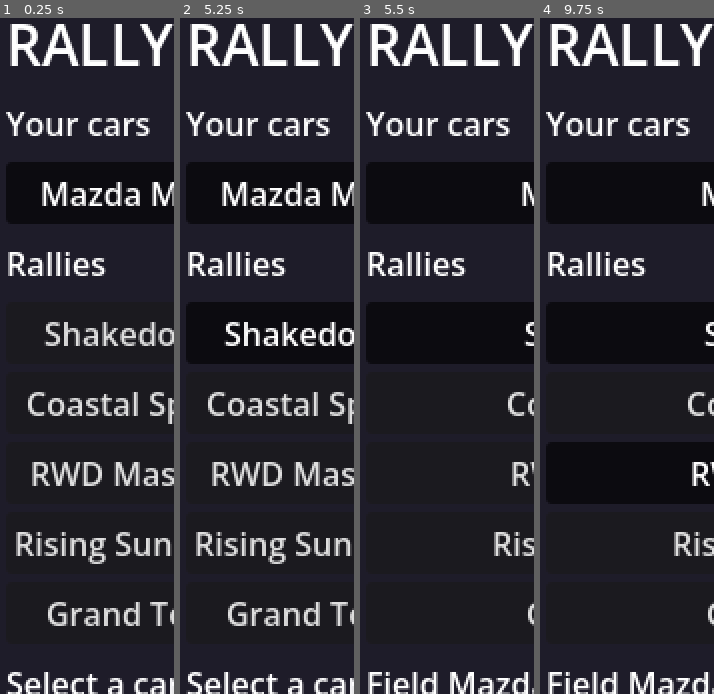
Above: before the commit, frames 1-4 (left to right).
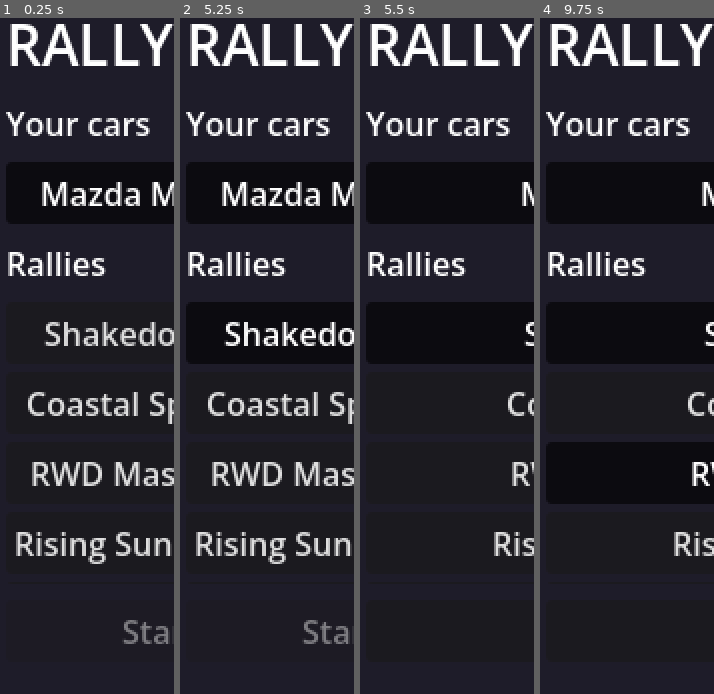
Above: after the commit, the same moments.

Repository: felixxwu/TAPPA
Game: Godot game, scene res://hq.tscn
Two runs of this game, one before a commit and one after it. Both use one fixed random seed, a clock stepped at 60 frames per second and the inputs below.
Inputs (mouse positions are in pixels of both pictures, inside the frame that each line leads up to):
- Up to frame 1 (0.25 s): no input
- Up to frame 2 (5.25 s): tap Enter at 0.5 s; move the mouse to (298, 295) at 0.52 s; hold D (steer_right) 0.53-1.25 s; tap C (cycle_camera) at 0.6 s; click (298, 295) at 0.67 s; tap R (reset_car) every 0.75 s from 1.25 to 4.25 s; drag from (214, 369) to (244, 477) at 1.27 s; move the mouse to (273, 173) at 2.02 s; hold D (steer_right) 2.03-2.75 s; tap T (toggle_gearbox) at 2.1 s; drag from (244, 477) to (193, 227) at 2.77 s; move the mouse to (313, 443) at 3.52 s; hold A (steer_left) 3.53-4.25 s; hold Shift 3.53-4.25 s; drag from (193, 227) to (223, 153) at 4.27 s; move the mouse to (263, 335) at 5.02 s; hold S (brake_reverse) from 5.03 s (still down); tap Ctrl at 5.1 s; click (263, 335) at 5.17 s
- Up to frame 3 (5.5 s): keep holding S (brake_reverse)
- Up to frame 4 (9.75 s): release S (brake_reverse) at 5.75 s; drag from (583, 153) to (574, 369) at 5.77 s; move the mouse to (658, 295) at 6.52 s; hold W (accelerate) 6.53-7.25 s; tap Y (cycle_drive_mode) at 6.6 s; drag from (574, 369) to (604, 477) at 7.27 s; move the mouse to (633, 173) at 8.02 s; hold S (brake_reverse) 8.03-8.75 s; tap P (toggle_perf_overlay) at 8.1 s; drag from (604, 477) to (553, 227) at 8.77 s; move the mouse to (673, 443) at 9.52 s; hold W (accelerate) from 9.53 s (still down); tap Alt at 9.6 s; click (673, 443) at 9.67 s

The runs differ from the first frame. In frame 1, 2.9% of the frame differs, in the area x 3-100%, y 86-100%; in frame 2, 2.9%; in frame 3, 1.7%; in frame 4, 1.7%.

Commit message:
Make HQ menu scroll so the Start action is never clipped on small screens
Pin the title and Start button; put the car/rally lists in a
ScrollContainer that fills the space between. On short/phone screens the
lists scroll instead of overflowing past the bottom edge, keeping the
primary action reachable.

Co-Authored-By: Claude Opus 4.8 <noreply@anthropic.com>
Claude-Session: https://claude.ai/code/session_018G7jSe6DZVVx7GZP3yHGsa

Diff:
--- a/rally/scripts/hq.gd
+++ b/rally/scripts/hq.gd
@@ -57,17 +57,31 @@
 	title.add_theme_font_size_override("font_size", 28)
 	root.add_child(title)
 
-	root.add_child(_section_label("Your cars"))
+	# The car/rally lists can be taller than a phone screen, so they live in a
+	# scroll view that expands to fill the space between the fixed title and the
+	# pinned Start button — the primary action stays on-screen no matter how many
+	# cars/rallies are listed.
+	var scroll := ScrollContainer.new()
+	scroll.size_flags_vertical = Control.SIZE_EXPAND_FILL
+	scroll.horizontal_scroll_mode = ScrollContainer.SCROLL_MODE_DISABLED
+	root.add_child(scroll)
+
+	var content := VBoxContainer.new()
+	content.size_flags_horizontal = Control.SIZE_EXPAND_FILL
+	content.add_theme_constant_override("separation", 8)
+	scroll.add_child(content)
+
+	content.add_child(_section_label("Your cars"))
 	_cars_box = VBoxContainer.new()
-	root.add_child(_cars_box)
+	content.add_child(_cars_box)
 
-	root.add_child(_section_label("Rallies"))
+	content.add_child(_section_label("Rallies"))
 	_rallies_box = VBoxContainer.new()
-	root.add_child(_rallies_box)
+	content.add_child(_rallies_box)
 
 	_status = Label.new()
 	_status.text = "Select a car and a rally."
-	root.add_child(_status)
+	content.add_child(_status)
 
 	_start_button = Button.new()
 	_start_button.text = "Start Rally"
Not shown, changed: rally/features/menus.md
